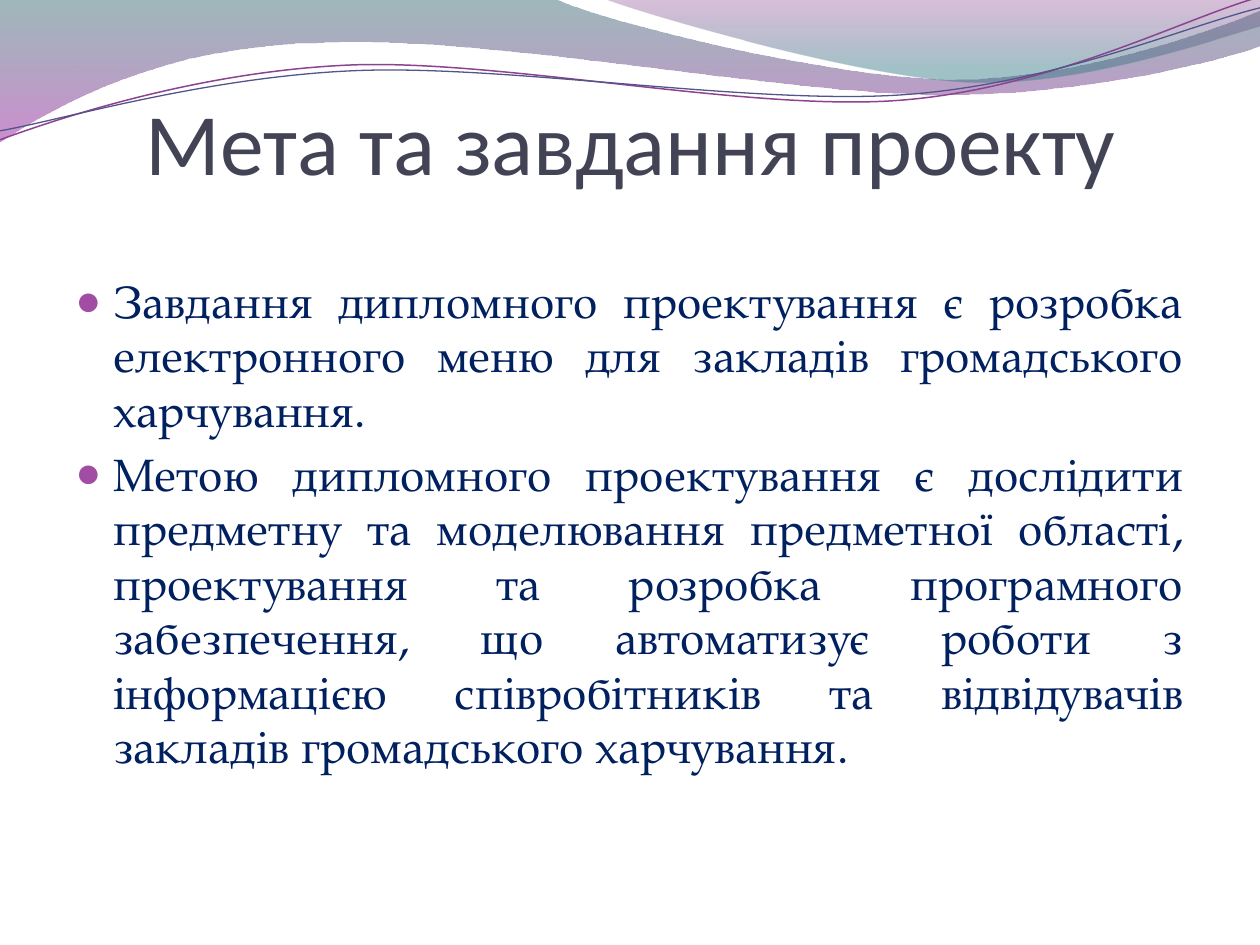
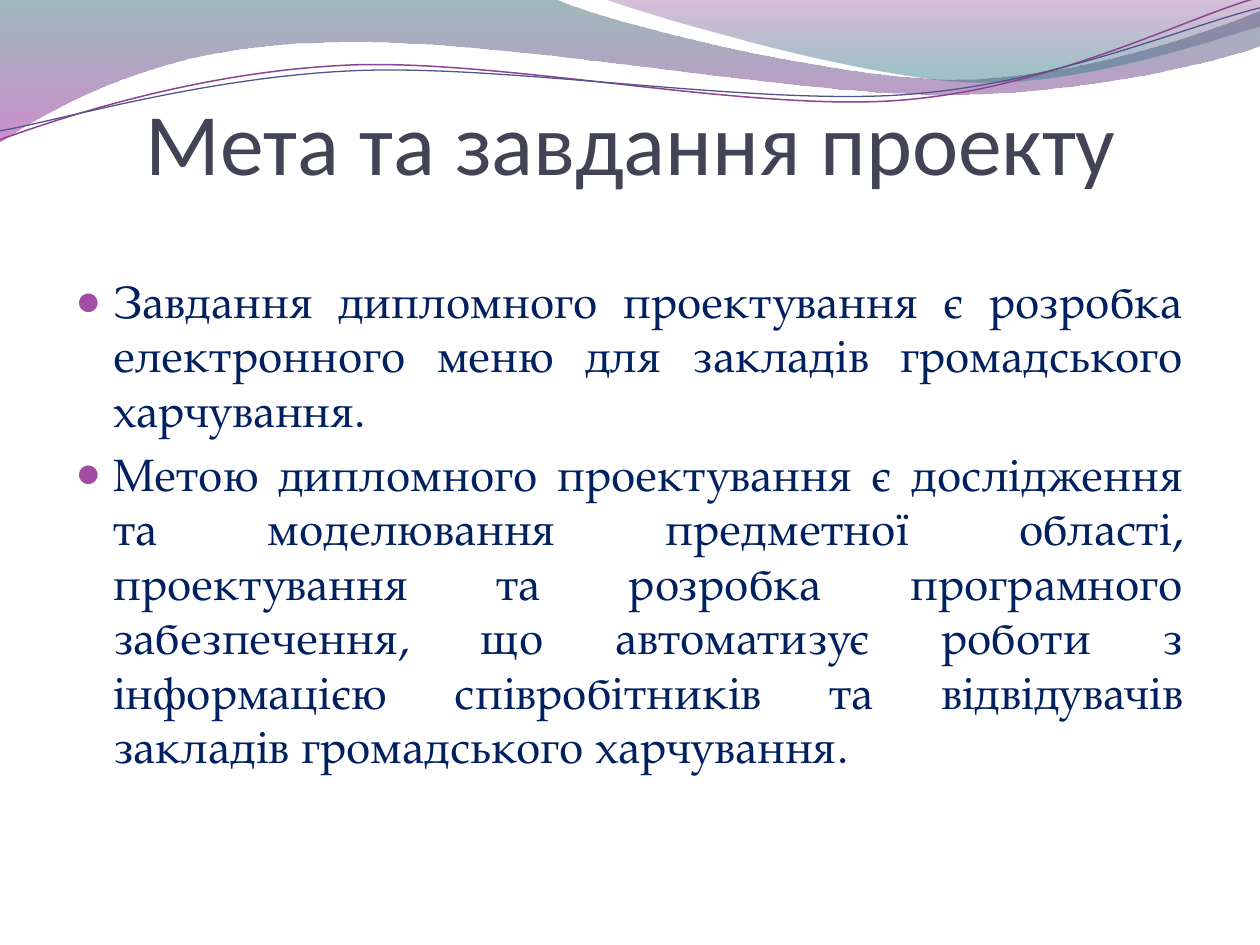
Before and after one commit to byYuraGudan/eMenu, a slide deck: slide 2 of Report/Презентація диплому.pptx. Drawn at 1260x945 pixels with LibreOffice and Linux fonts; fonts in the diff are those of the drawing; background and template pictures are left out. Boxes give left, top, right and bottom in pixels: in the first picture for what was removed or moved away, otherwise in the second. Text is boxed around its words. In the diff, an @@ line names an element or a change of style, - is before the commit and + after.

```diff
--- a/Report/Презентація диплому.pptx
+++ b/Report/Презентація диплому.pptx
@@ text at <box>113,459,1184,775</box>: text changed @@
-● Метою дипломного проектування є дослідити предметну та моделювання предметної області, проектування та розробка програмного забезпечення, що автоматизує роботи з інформацією співробітників та відвідувачів закладів громадського харчування.
+● Метою дипломного проектування є дослідження та моделювання предметної області, проектування та розробка програмного забезпечення, що автоматизує роботи з інформацією співробітників та відвідувачів закладів громадського харчування.
```
Also in this commit, not shown: 4 other slides changed, 1 other file.
